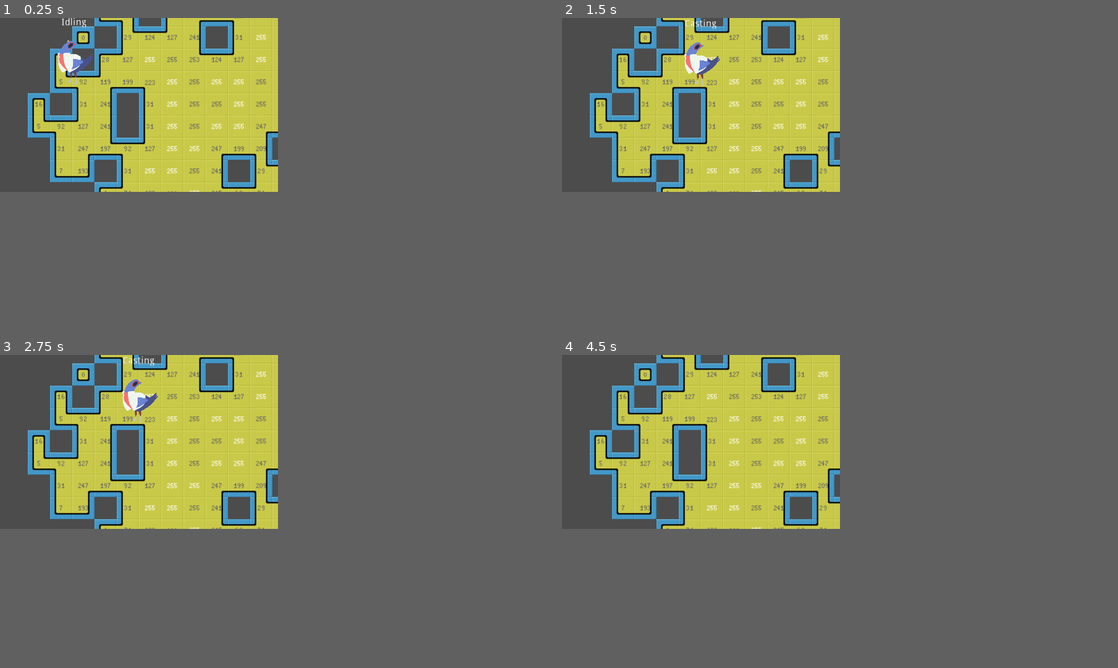
Above: before the commit, frames 1-4 (two rows, left to right).
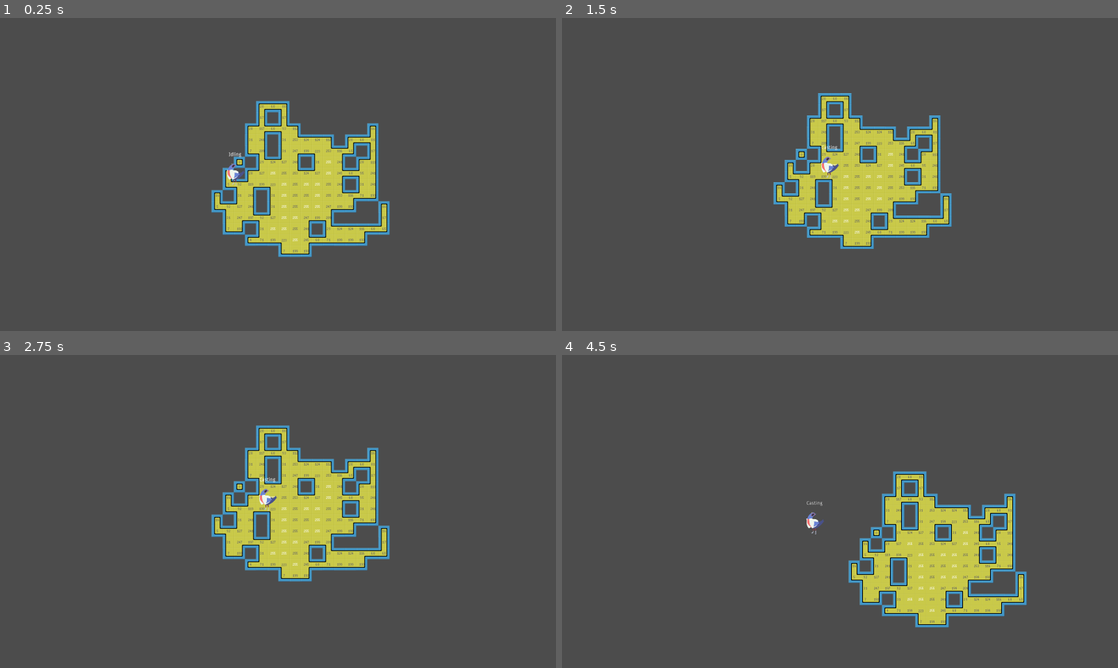
Above: after the commit, the same moments.

Repository: Alexzander-Stone/A-Squire-s-Tale
Game: Godot game, scene res://World.tscn
Two runs of this game, one before a commit and one after it. Both use one fixed random seed, a clock stepped at 60 frames per second and the inputs below.
Inputs:
- Up to frame 1 (0.25 s): no input
- Up to frame 2 (1.5 s): tap Enter at 0.5 s; hold Right (ui_right) 0.53-1.28 s; hold Shift (craft) 0.53-1.28 s; hold Down (ui_down) from 1.28 s (still down); tap S (primary_ability) at 1.35 s
- Up to frame 3 (2.75 s): release Down (ui_down) at 2.03 s; hold Right (ui_right) from 2.03 s (still down); tap A (secondary_ability) at 2.1 s
- Up to frame 4 (4.5 s): tap Space at 2.75 s; release Right (ui_right) at 2.78 s; hold Up (ui_up) 2.78-3.53 s; tap W (super_ability) at 2.85 s; hold Left (ui_left) from 3.53 s (still down); tap D (ternary_ability) at 3.6 s; tap Shift (craft) at 4.35 s
In our replay, the window is 400x250 before the commit and 800x450 after it. These sizes can differ from the game's own. Grey fills any space a smaller window leaves; there, only what the larger window draws over its background counts as a difference.

The runs differ from the first frame. In frame 1, 28% of the frame differs, in the area x 5-71%, y 0-77%; in frame 2, 27%; in frame 3, 27%; in frame 4, 30%, in the area x 5-84%, y 0-88%.

Commit message:
Camera offset to the player. Tweening/Smoothing transition for angle changes.
Simple design by GDQuest (https://youtu.be/lNNO-Gh5j78), place in acknowledgements. We can design our own implementation if it doesn't suit the gameplay.

Diff:
--- /dev/null
+++ b/Player/Camera/Pivot.gd
@@ -0,0 +1,14 @@
+extends Position2D
+
+# Used for setting references to parent after they have been created.
+onready var parent = get_parent()
+
+func _ready():
+	update_pivot_angle()
+
+func _process(delta):
+	update_pivot_angle()
+
+func update_pivot_angle():
+	# Angle available to vectors
+	rotation = parent.velocity.angle()
--- a/Player/Player.tscn
+++ b/Player/Player.tscn
@@ -12,6 +12,7 @@
 [ext_resource path="res://Player/Scripts/Movement States/Flinching.gd" type="Script" id=10]
 [ext_resource path="res://Player/Scripts/Movement States/Dying.gd" type="Script" id=11]
 [ext_resource path="res://Player/Scripts/Debug/Label.gd" type="Script" id=12]
+[ext_resource path="res://Player/Camera/Pivot.gd" type="Script" id=13]
 
 [sub_resource type="SpriteFrames" id=1]
 
@@ -41,6 +42,7 @@
 
 [node name="StateMachine" type="Node" parent="." index="2"]
 
+editor/display_folded = true
 script = ExtResource( 3 )
 _sections_unfolded = [ "Pause" ]
 START_STATE = NodePath("Idling")
@@ -121,3 +123,38 @@
 max_lines_visible = -1
 script = ExtResource( 12 )
 _sections_unfolded = [ "Anchor", "Focus", "Hint", "Margin", "Mouse", "Rect", "Size Flags", "Theme", "custom_constants", "custom_fonts", "custom_styles" ]
+
+[node name="Pivot" type="Position2D" parent="." index="4"]
+
+script = ExtResource( 13 )
+
+[node name="CameraOffset" type="Position2D" parent="Pivot" index="0"]
+
+position = Vector2( 124.036, 0 )
+_sections_unfolded = [ "Transform" ]
+
+[node name="Camera2D" type="Camera2D" parent="Pivot/CameraOffset" index="0"]
+
+anchor_mode = 1
+rotating = false
+current = true
+zoom = Vector2( 1, 1 )
+limit_left = -10000000
+limit_top = -10000000
+limit_right = 10000000
+limit_bottom = 10000000
+limit_smoothed = false
+drag_margin_h_enabled = true
+drag_margin_v_enabled = true
+smoothing_enabled = true
+smoothing_speed = 5.0
+offset_v = 0.0
+offset_h = 0.0
+drag_margin_left = 0.2
+drag_margin_top = 0.2
+drag_margin_right = 0.2
+drag_margin_bottom = 0.2
+editor_draw_screen = true
+editor_draw_limits = false
+editor_draw_drag_margin = true
+_sections_unfolded = [ "Drag Margin", "Smoothing", "Transform" ]
--- a/World.tscn
+++ b/World.tscn
@@ -3,7 +3,7 @@
 [ext_resource path="res://Assets/template.tres" type="TileSet" id=1]
 [ext_resource path="res://Player/Player.tscn" type="PackedScene" id=2]
 
-[node name="World" type="Node" index="0"]
+[node name="World" type="Node"]
 
 [node name="TileMap" type="TileMap" parent="." index="0"]
 
--- a/project.godot
+++ b/project.godot
@@ -16,8 +16,8 @@
 
 [display]
 
-window/size/width=400
-window/size/height=250
+window/size/width=1600
+window/size/height=900
 
 [input]
 
Not shown: 1 places in Player/Player.tscn that only renumber resources
